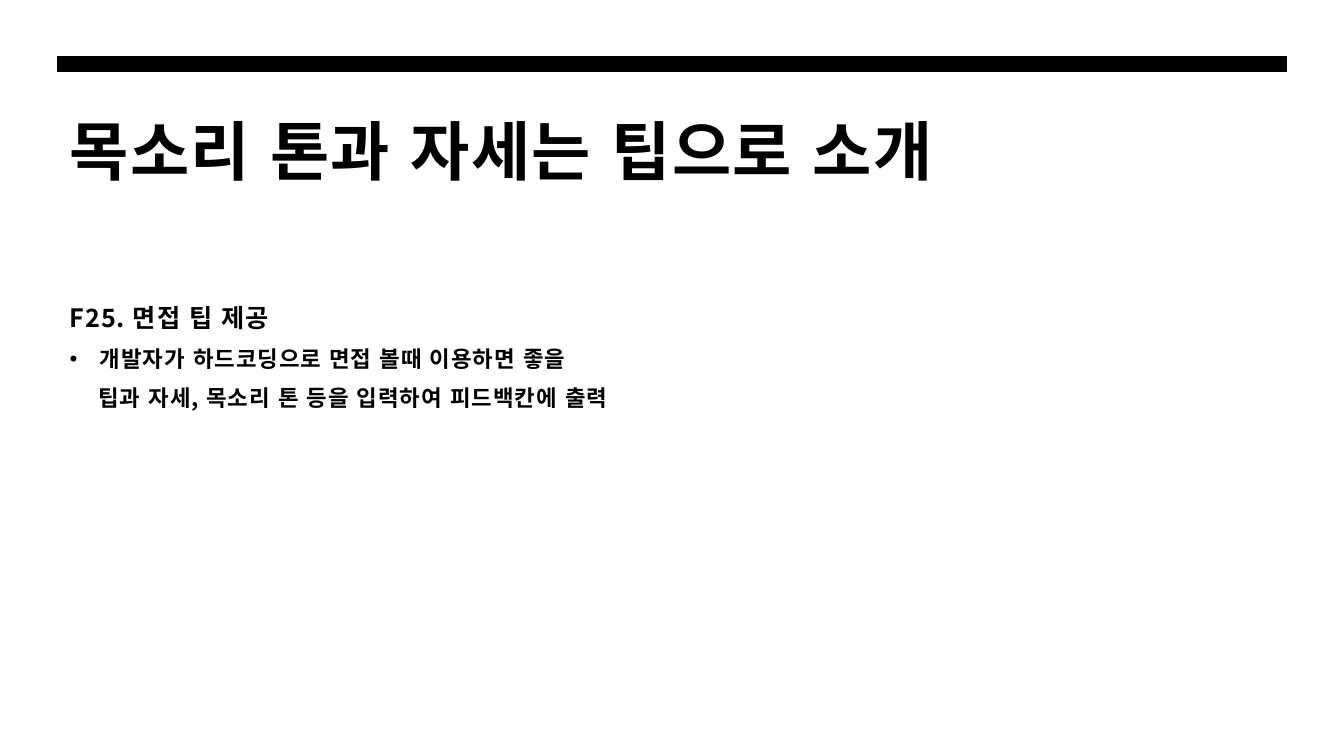
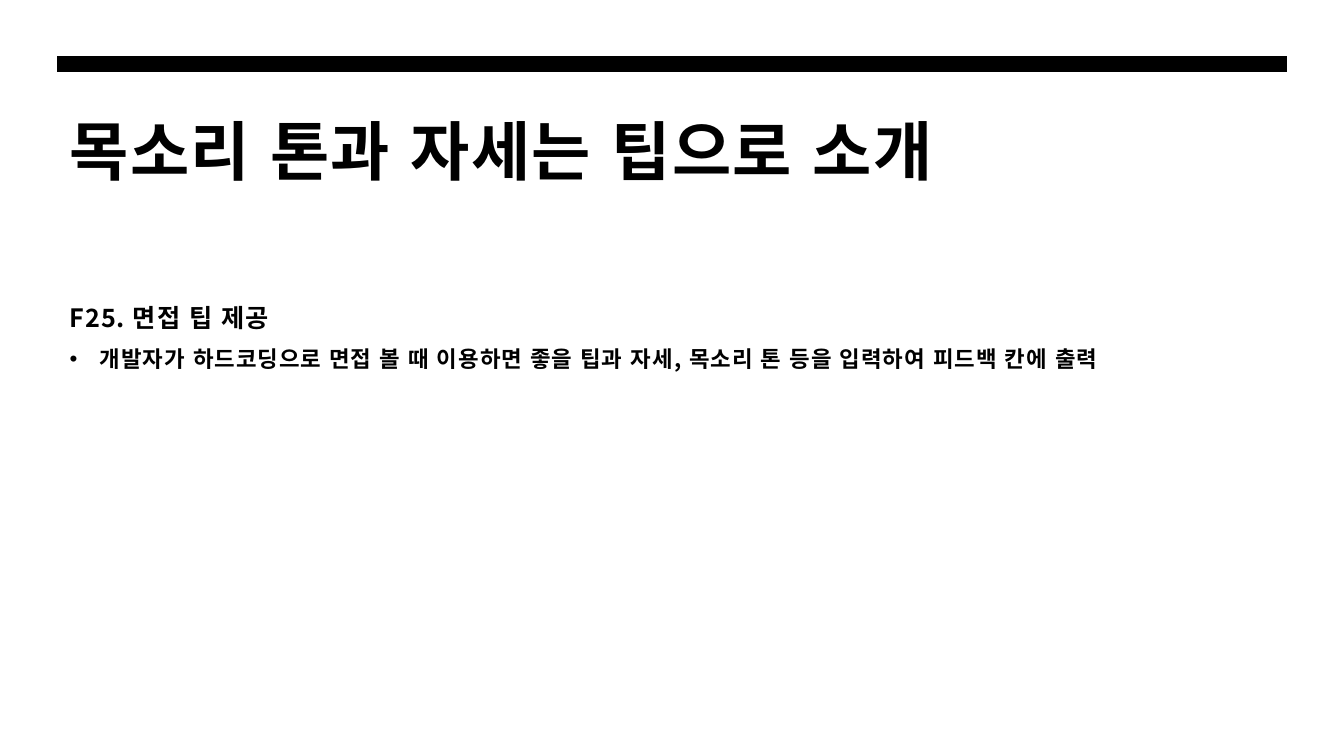
Before and after one commit to KIMSMING/AICO, a slide deck: slide 15 of 설계서/에코 기능 설계서.pptx. Drawn at 1344x756 pixels with LibreOffice and Linux fonts; fonts in the diff are those of the drawing. Boxes give left, top, right and bottom in pixels: in the first picture for what was removed or moved away, otherwise in the second. Text is boxed around its words. In the diff, an @@ line names an element or a change of style, - is before the commit and + after.

```diff
--- a/설계서/에코 기능 설계서.pptx
+++ b/설계서/에코 기능 설계서.pptx
@@ text at (100,348,1097,372): text changed @@
-  • 개발자가 하드코딩으로 면접 볼때 이용하면 좋을
-  팁과 자세, 목소리 톤 등을 입력하여 피드백칸에 출력
+  • 개발자가 하드코딩으로 면접 볼 때 이용하면 좋을 팁과 자세, 목소리 톤 등을 입력하여 피드백 칸에 출력
```
Also in this commit, not shown: 12 other slides changed, 4 other files.
